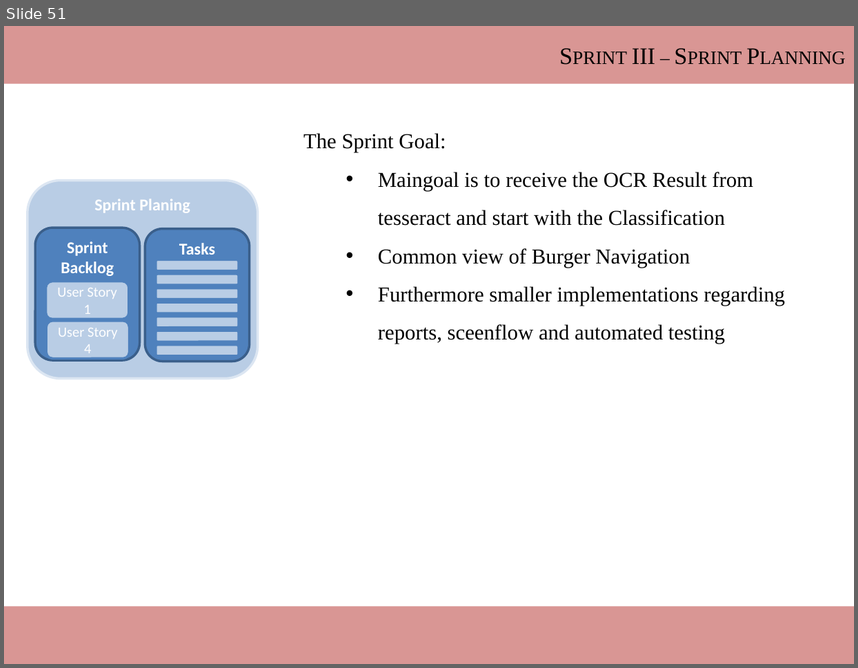
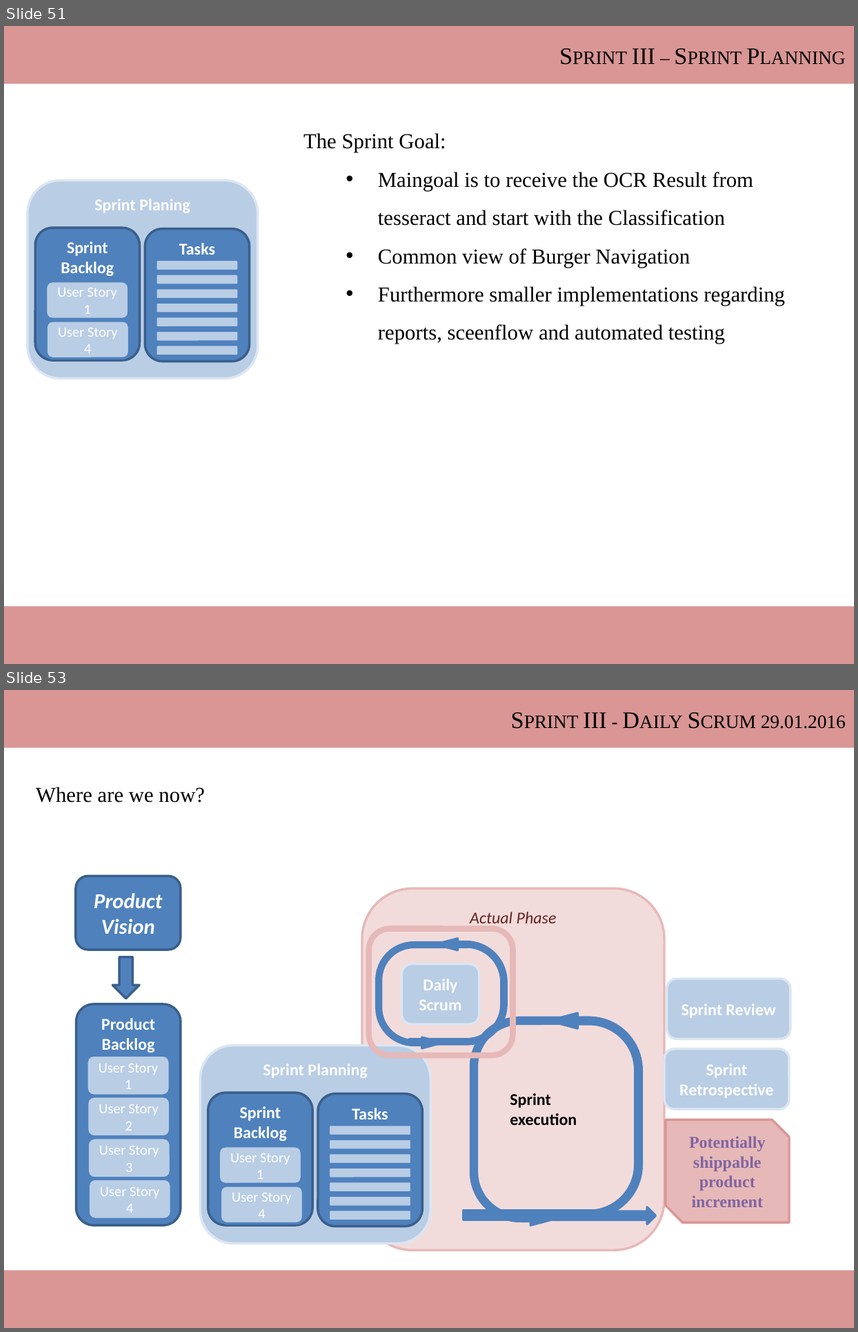
Before and after one commit to ThomasRoehl/ShopAdmin, a slide deck: Dokumentation/ShopAdmin_slidecollection.pptx. Shown one above the other, each under a label of ours: slide 51 before the commit, slides 51 and 53 after it; the slides between them are not shown. The pictures are 858x668 and 858x1332 pixels, drawn with LibreOffice and Linux fonts; fonts in the diff are those of the drawing. Boxes give left, top, right and bottom in pixels: in the first picture for what was removed or moved away, otherwise in the second. Text is boxed around its words. In the diff, an @@ line names an element or a change of style, - is before the commit and + after.

```diff
--- a/Dokumentation/ShopAdmin_slidecollection.pptx
+++ b/Dokumentation/ShopAdmin_slidecollection.pptx
@@ slide 53 added at [4,690,854,1328], background #FFFFFF @@
@@ rectangle added at [4,690,854,748], fill #D99694, 20 pt, text #000000, small capitals @@
+Sprint III - Daily Scrum 29.01.2016
@@ text added at [36,787,205,802], 18 pt, text #000000 @@
+Where are we now?
@@ rounded rectangle added at [75,876,180,950], fill #4F81BD, outline #3A5F8C 2 pt, 18 pt, text #FFFFFF, bold, italic @@
+Product Vision
@@ rounded rectangle added at [362,888,664,1250], fill #F2DCDB, outline #E6B9B8 2 pt, 14 pt, text #632523, italic @@
+Actual Phase
@@ rounded rectangle added at [369,929,513,1056], outline #E6B9B8 5 pt @@
@@ down arrow added at [113,957,139,998], fill #4F81BD, outline #3A5F8C 2 pt @@
@@ group added at [377,938,656,1225]: 4 uturn arrows, 1 notched right arrow, 1 rectangle, 1 text @@
+Sprint
+execution
@@ rounded rectangle added at [402,964,479,1024], fill #B9CDE5, outline #DCE6F2 2 pt, 14 pt, text #FFFFFF, bold @@
+Daily Scrum
@@ rounded rectangle added at [667,978,791,1038], fill #B9CDE5, outline #DCE6F2 2 pt, 14 pt, text #FFFFFF, bold @@
+Sprint Review
@@ rounded rectangle added at [201,1045,430,1243], fill #B9CDE5, outline #DCE6F2 2 pt, 14 pt, text #FFFFFF, bold @@
+Sprint Planning
@@ rounded rectangle added at [664,1049,789,1109], fill #B9CDE5, outline #DCE6F2 2 pt, 14 pt, text #FFFFFF, bold @@
+Sprint
+Retrospective
@@ rounded rectangle added at [208,1092,312,1225], fill #4F81BD, outline #3A5F8C 2 pt, 14 pt, text #FFFFFF, bold @@
+Sprint Backlog
@@ snip diag rect added at [665,1119,789,1222], fill #E6B9B8, outline #D99694 2 pt, 14 pt, text #8064A2, bold @@
+Potentially shippable product increment
@@ rounded rectangle added at [219,1145,302,1183], fill #B9CDE5, outline #4F81BD 2 pt, 12 pt, text #FFFFFF @@
+User Story 1
@@ group added at [76,1004,181,1225]: 5 rounded rectangles @@
+Product Backlog
+User Story 1
+User Story 2
+User Story 3
+User Story 4
@@ rounded rectangle added at [220,1185,303,1223], fill #B9CDE5, outline #4F81BD 2 pt, 12 pt, text #FFFFFF @@
+User Story 4
@@ group added at [318,1094,422,1226]: 8 rounded rectangles @@
+Tasks
@@ rectangle added at [4,1270,854,1328], fill #D99694 @@
```
Also in this commit, not shown: 2 slides changed, 2 other slides added, 4 other files.
